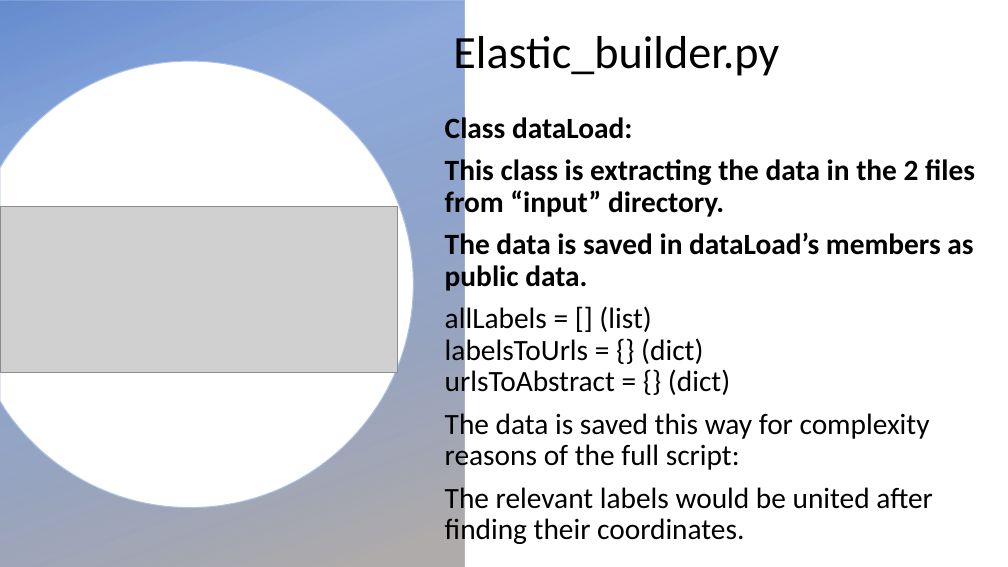
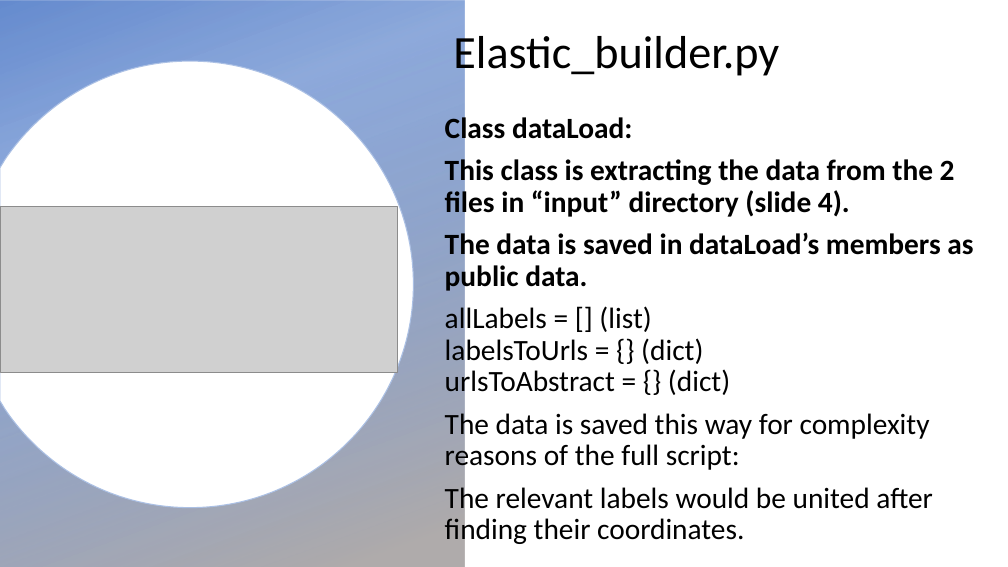
Before and after one commit to TechnionTDK/wikipedia-places, a slide deck: slide 6 of high_level_presentation.pptx. Drawn at 1008x567 pixels with LibreOffice and Linux fonts; fonts in the diff are those of the drawing; grey boxes stand for pictures; background and template pictures are left out. Boxes give left, top, right and bottom in pixels: in the first picture for what was removed or moved away, otherwise in the second. Text is boxed around its words. In the diff, an @@ line names an element or a change of style, - is before the commit and + after.

```diff
--- a/high_level_presentation.pptx
+++ b/high_level_presentation.pptx
@@ text at [445,155,955,219]: text changed @@
-This class is extracting the data in the 2 files from “input” directory.
+This class is extracting the data from the 2 files in “input” directory (slide 4).
```
Also in this commit, not shown: 6 other slides changed, 2 other files.
